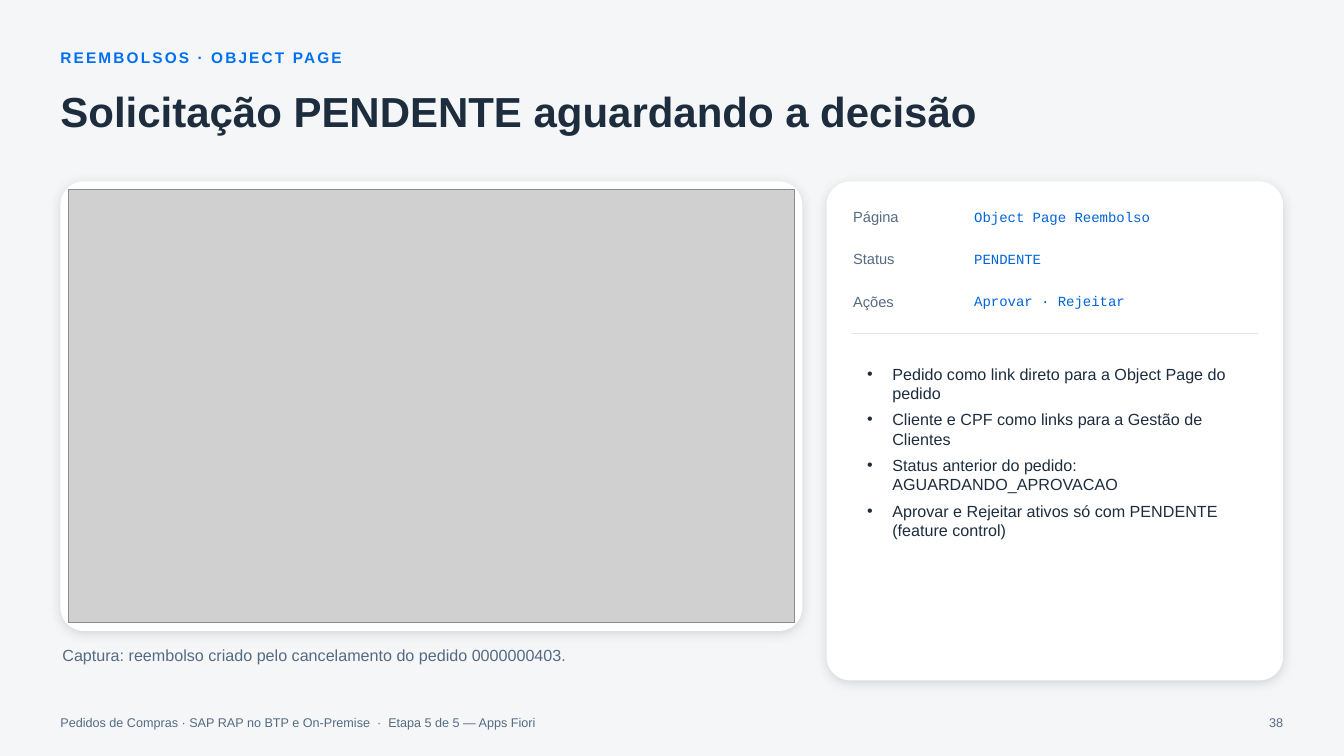
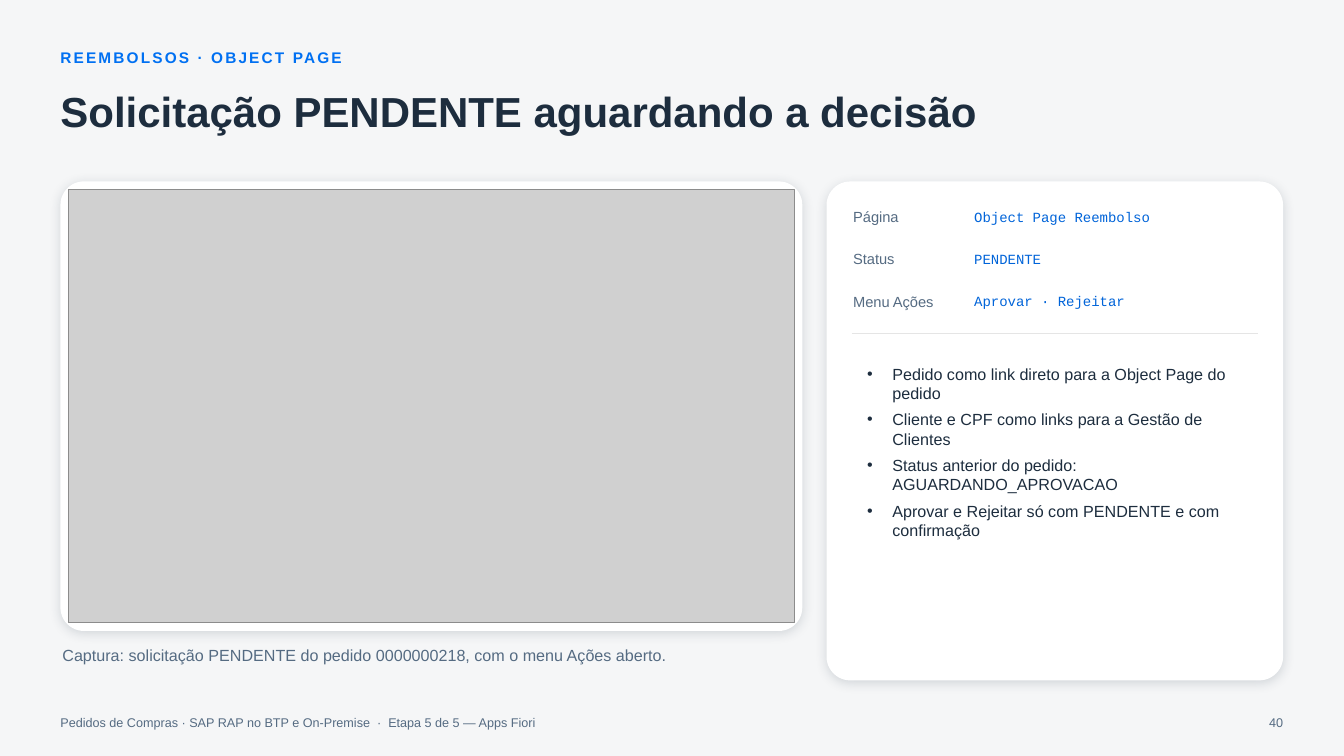
Before and after one commit to AdrianoBispo/sap-abap-rap-pedidos-de-compras-app, a slide deck: slide 40 of docs/apresentacoes/05-apps-fiori.pptx (slide 38 before the commit). Drawn at 1344x756 pixels with LibreOffice and Linux fonts; fonts in the diff are those of the drawing; grey boxes stand for pictures. Boxes give left, top, right and bottom in pixels: in the first picture for what was removed or moved away, otherwise in the second. Text is boxed around its words. In the diff, an @@ line names an element or a change of style, - is before the commit and + after.

```diff
--- a/docs/apresentacoes/05-apps-fiori.pptx
+++ b/docs/apresentacoes/05-apps-fiori.pptx
@@ text at (853,296,934,310): text changed @@
-Ações
+Menu Ações
@@ text at (892,505,1219,540): text changed @@
-• Aprovar e Rejeitar ativos só com PENDENTE (feature control)
+• Aprovar e Rejeitar só com PENDENTE e com confirmação
@@ text at (62,649,666,665): text changed @@
-Captura: reembolso criado pelo cancelamento do pedido 0000000403.
+Captura: solicitação PENDENTE do pedido 0000000218, com o menu Ações aberto.
@@ page number at (1269,718,1283,727): text changed @@
-38
+40
```
Also in this commit, not shown: 5 other slides changed, 2 slides added.
